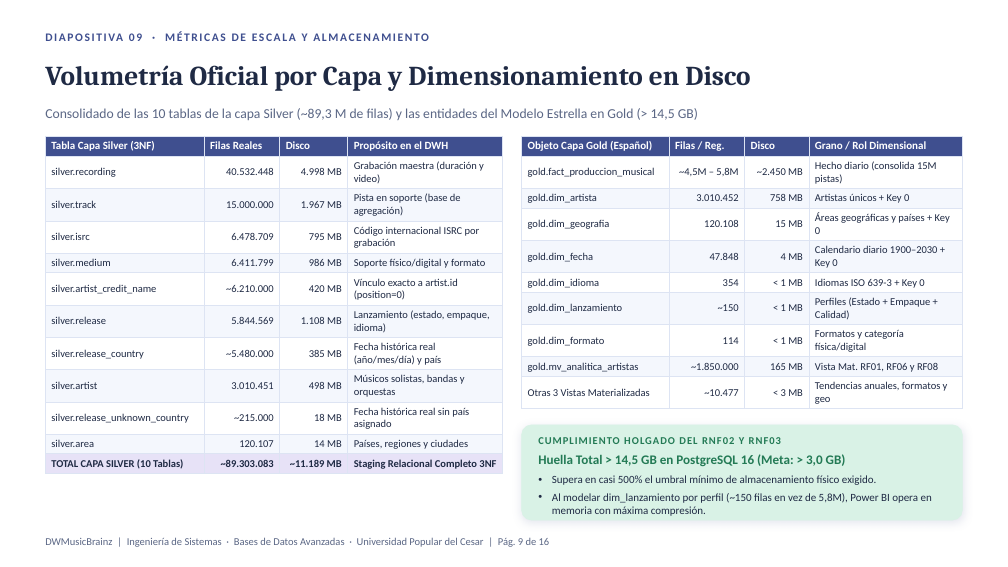
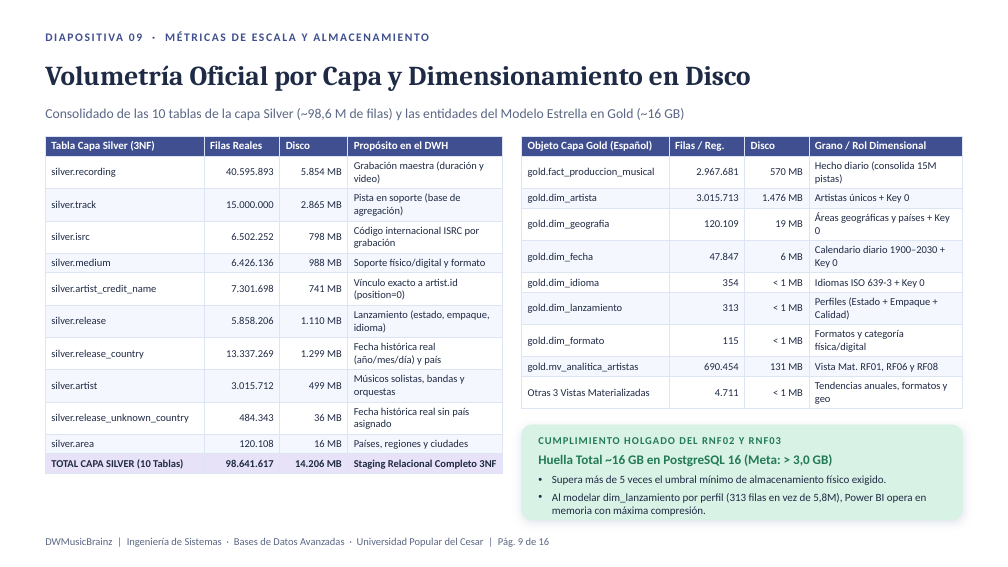
Before and after one commit to srusso1/DWH-MusicBrainz, a slide deck: slide 9 of docs/DWMusicBrainz_Sustentacion_v2.pptx. Drawn at 1008x567 pixels with LibreOffice and Linux fonts; fonts in the diff are those of the drawing; background and template pictures are left out. Boxes give left, top, right and bottom in pixels: in the first picture for what was removed or moved away, otherwise in the second. Text is boxed around its words. In the diff, an @@ line names an element or a change of style, - is before the commit and + after.

Commit message:
docs: actualizar documentos de sustentacion con cifras y hallazgos corregidos
- Volumetria real de silver y gold (98,6 M filas, 16 GB, hecho de 2.967.681 filas)
- 15 particiones, catalogo silver.language y nombres oficiales de idioma
- Regla de fecha sin imputar con el anio del artista y conteos aditivos
- Conclusion de RF05 basada en los coeficientes de Pearson reales
- Declarar python-pptx en requirements

```diff
--- a/docs/DWMusicBrainz_Sustentacion_v2.pptx
+++ b/docs/DWMusicBrainz_Sustentacion_v2.pptx
@@ text at <box>45,108,684,120</box>: text changed @@
-Consolidado de las 10 tablas de la capa Silver (~89,3 M de filas) y las entidades del Modelo Estrella en Gold (> 14,5 GB)
+Consolidado de las 10 tablas de la capa Silver (~98,6 M de filas) y las entidades del Modelo Estrella en Gold (~16 GB)
@@ table at <box>45,136,503,473</box> @@
-row 2, column 2: 40.532.448
+row 2, column 2: 40.595.893
-row 2, column 3: 4.998 MB
+row 2, column 3: 5.854 MB
-row 3, column 3: 1.967 MB
+row 3, column 3: 2.865 MB
-row 4, column 2: 6.478.709
+row 4, column 2: 6.502.252
-row 4, column 3: 795 MB
+row 4, column 3: 798 MB
-row 5, column 2: 6.411.799
+row 5, column 2: 6.426.136
-row 5, column 3: 986 MB
+row 5, column 3: 988 MB
-row 6, column 2: ~6.210.000
+row 6, column 2: 7.301.698
-row 6, column 3: 420 MB
+row 6, column 3: 741 MB
-row 7, column 2: 5.844.569
+row 7, column 2: 5.858.206
-row 7, column 3: 1.108 MB
+row 7, column 3: 1.110 MB
-row 8, column 2: ~5.480.000
+row 8, column 2: 13.337.269
-row 8, column 3: 385 MB
+row 8, column 3: 1.299 MB
-row 9, column 2: 3.010.451
+row 9, column 2: 3.015.712
-row 9, column 3: 498 MB
+row 9, column 3: 499 MB
-row 10, column 2: ~215.000
+row 10, column 2: 484.343
-row 10, column 3: 18 MB
+row 10, column 3: 36 MB
-row 11, column 2: 120.107
+row 11, column 2: 120.108
-row 11, column 3: 14 MB
+row 11, column 3: 16 MB
-row 12, column 2: ~89.303.083
+row 12, column 2: 98.641.617
-row 12, column 3: ~11.189 MB
+row 12, column 3: 14.206 MB
@@ table at <box>522,136,963,408</box> @@
-row 2, column 2: ~4,5M – 5,8M
+row 2, column 2: 2.967.681
-row 2, column 3: ~2.450 MB
+row 2, column 3: 570 MB
-row 3, column 2: 3.010.452
+row 3, column 2: 3.015.713
-row 3, column 3: 758 MB
+row 3, column 3: 1.476 MB
-row 4, column 2: 120.108
+row 4, column 2: 120.109
-row 4, column 3: 15 MB
+row 4, column 3: 19 MB
-row 5, column 2: 47.848
+row 5, column 2: 47.847
-row 5, column 3: 4 MB
+row 5, column 3: 6 MB
-row 7, column 2: ~150
+row 7, column 2: 313
-row 8, column 2: 114
+row 8, column 2: 115
-row 9, column 2: ~1.850.000
+row 9, column 2: 690.454
-row 9, column 3: 165 MB
+row 9, column 3: 131 MB
-row 10, column 2: ~10.477
+row 10, column 2: 4.711
-row 10, column 3: < 3 MB
+row 10, column 3: < 1 MB
@@ text at <box>538,454,926,516</box>: text changed @@
-Huella Total > 14,5 GB en PostgreSQL 16 (Meta: > 3,0 GB)
-• Supera en casi 500% el umbral mínimo de almacenamiento físico exigido.
-• Al modelar dim_lanzamiento por perfil (~150 filas en vez de 5,8M), Power BI opera en memoria con máxima compresión.
+Huella Total ~16 GB en PostgreSQL 16 (Meta: > 3,0 GB)
+• Supera más de 5 veces el umbral mínimo de almacenamiento físico exigido.
+• Al modelar dim_lanzamiento por perfil (313 filas en vez de 5,8M), Power BI opera en memoria con máxima compresión.
```
Also in this commit, not shown: 11 other slides changed, 5 other files.
